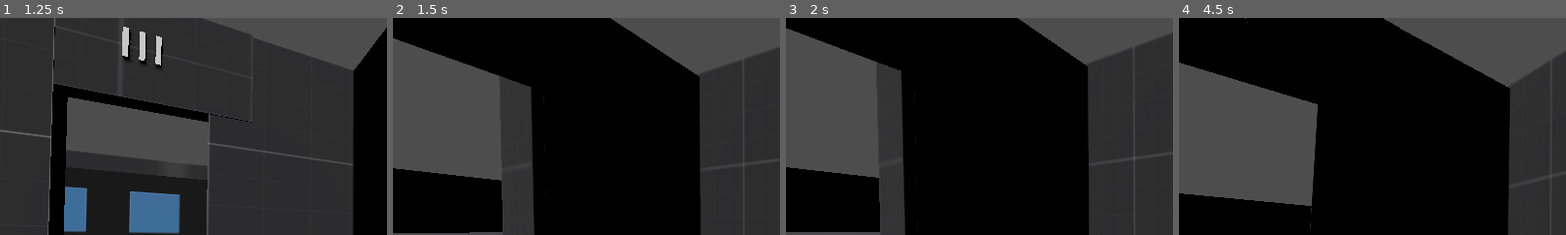
Above: before the commit, frames 1-4 (left to right).
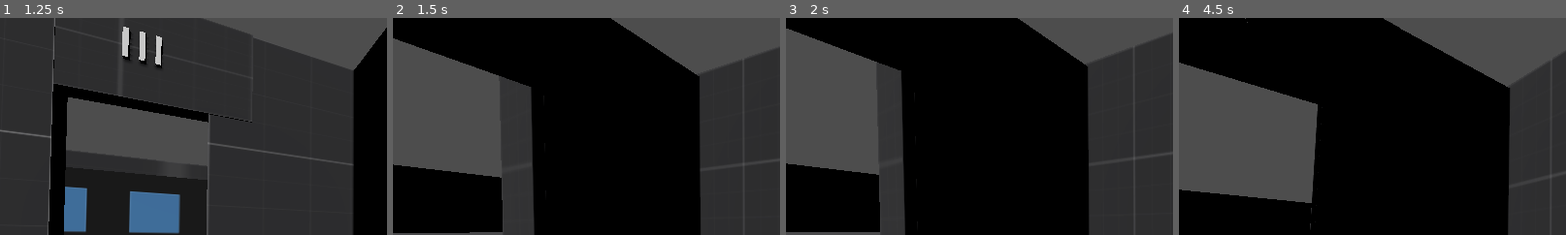
Above: after the commit, the same moments.

Repository: aapolipponen/otajamit-30-1-2026
Game: Godot game, scene res://Testing.tscn
Same seed, same stepped clock (60 frames per second), same inputs: the game is played once before the commit and once after it.
Inputs (mouse positions are % of the whole screen's width and height, from its top left):
- Up to frame 1 (1.25 s): tap Enter at 0.5 s; move the mouse to (55, 50) at 0.52 s; hold W (forward) from 0.53 s (still down); hold Ctrl (crouch) from 0.53 s (still down); tap Space (jump) at 0.77 s
- Up to frame 2 (1.5 s): keep holding W (forward); move the mouse to (45, 50) at 1.27 s; release Ctrl (crouch) at 1.28 s; tap Shift (walk) at 1.35 s
- Up to frame 3 (2 s): keep holding W (forward); tap Space (jump) at 1.52 s
- Up to frame 4 (4.5 s): keep holding W (forward); move the mouse to (52, 48) at 2.02 s; hold Ctrl (crouch) 2.03-2.78 s; move the mouse to (49, 52) at 2.77 s; tap Shift (walk) at 2.85, 4.35 s; tap Space (jump) at 3.02, 3.77 s; move the mouse to (57, 51) at 3.52 s; hold Ctrl (crouch) 3.53-4.28 s; move the mouse to (42, 49) at 4.27 s
The pictures show only the part of the screen within x 0-50%, y 0-50%; the shares and areas given below are measured in that part.

Frame 1 is identical in both runs. In frame 2, 0.4% of the frame differs, in the area x 0-29%, y 67-75%; in frame 3, 0.4%; in frame 4, 0.5%, in the area x 0-35%, y 79-87%.

Commit message:
Add files via upload
Level I

Diff:
--- a/Testing.tscn
+++ b/Testing.tscn
@@ -2,10 +2,14 @@
 
 [ext_resource type="PackedScene" uid="uid://7rwa47xsk8m2" path="res://PlayerController.tscn" id="1_xsbja"]
 [ext_resource type="Texture2D" uid="uid://c1gn75bth5tv2" path="res://texture_01.png" id="2_kbnka"]
+[ext_resource type="Texture2D" uid="uid://1byonuen7vo7" path="res://Näyttökuva 2026-01-31 112852.png" id="3_emyso"]
 [ext_resource type="Texture2D" uid="uid://b3grgiw0pknxx" path="res://Näyttökuva 2026-01-30 212215.png" id="3_ug5dp"]
+[ext_resource type="Texture2D" uid="uid://cc7d7jjs8swc1" path="res://Näyttökuva 2026-01-31 111842.png" id="3_upr0i"]
+[ext_resource type="Texture2D" uid="uid://x7ac8l7kny84" path="res://Näyttökuva 2026-01-31 111848.png" id="4_emyso"]
 [ext_resource type="Texture2D" uid="uid://bpdh83ch0ec6x" path="res://Näyttökuva 2026-01-30 225611.png" id="4_ggfmo"]
 [ext_resource type="Texture2D" uid="uid://7d6k0du2330p" path="res://Näyttökuva 2026-01-30 212002.png" id="4_p1hxi"]
 [ext_resource type="Texture2D" uid="uid://n1qeubu8dqmk" path="res://Näyttökuva 2026-01-30 212021.png" id="5_ggfmo"]
+[ext_resource type="Texture2D" uid="uid://bmo4c4g2m2x03" path="res://Näyttökuva 2026-01-31 111834.png" id="5_v0y1x"]
 [ext_resource type="Texture2D" uid="uid://beldvkdcadv54" path="res://Näyttökuva 2026-01-30 212006.png" id="6_w83xx"]
 [ext_resource type="Texture2D" uid="uid://cnwyumsydokdn" path="res://Näyttökuva 2026-01-30 212010.png" id="7_hfmw1"]
 [ext_resource type="Texture2D" uid="uid://dghi725khctdy" path="res://Näyttökuva 2026-01-30 212014.png" id="8_ggpq4"]
@@ -28,6 +32,22 @@
 
 [sub_resource type="BoxMesh" id="BoxMesh_kfraa"]
 
+[sub_resource type="StandardMaterial3D" id="StandardMaterial3D_57ok6"]
+albedo_texture = ExtResource("3_emyso")
+uv1_scale = Vector3(2.995, 1.975, 1)
+
+[sub_resource type="StandardMaterial3D" id="StandardMaterial3D_ioty2"]
+albedo_texture = ExtResource("3_upr0i")
+uv1_scale = Vector3(2.82, 2.045, 1)
+
+[sub_resource type="StandardMaterial3D" id="StandardMaterial3D_xsvla"]
+albedo_texture = ExtResource("4_emyso")
+uv1_scale = Vector3(2.91, 2.035, 1)
+
+[sub_resource type="StandardMaterial3D" id="StandardMaterial3D_ew3d7"]
+albedo_texture = ExtResource("5_v0y1x")
+uv1_scale = Vector3(2.955, 2.04, 1)
+
 [sub_resource type="StandardMaterial3D" id="StandardMaterial3D_cdvb4"]
 albedo_texture = ExtResource("3_ug5dp")
 uv1_scale = Vector3(2.965, 1.98, 1)
@@ -36,6 +56,8 @@
 albedo_texture = ExtResource("4_ggfmo")
 uv1_scale = Vector3(3.01, 1.91, 1)
 
+[sub_resource type="StandardMaterial3D" id="StandardMaterial3D_f24oi"]
+
 [sub_resource type="StandardMaterial3D" id="StandardMaterial3D_vpgx6"]
 albedo_texture = ExtResource("4_p1hxi")
 uv1_scale = Vector3(2.665, 2.105, 2.665)
@@ -188,6 +210,17 @@
 [node name="CollisionShape3D" type="CollisionShape3D" parent="MeshInstance3D32/StaticBody3D" unique_id=190152057]
 shape = SubResource("ConcavePolygonShape3D_j54wf")
 
+[node name="MeshInstance3D63" type="MeshInstance3D" parent="." unique_id=139011320]
+transform = Transform3D(2.8288147, 0, 0, 0, 26.922379, 0, 0, 0, 129.15321, -184.63524, 9.1414385, -3.1854973)
+material_override = SubResource("StandardMaterial3D_57ok6")
+mesh = SubResource("BoxMesh_kfraa")
+skeleton = NodePath("../MeshInstance3D")
+
+[node name="StaticBody3D" type="StaticBody3D" parent="MeshInstance3D63" unique_id=583913903]
+
+[node name="CollisionShape3D" type="CollisionShape3D" parent="MeshInstance3D63/StaticBody3D" unique_id=1510287952]
+shape = SubResource("ConcavePolygonShape3D_j54wf")
+
 [node name="MeshInstance3D33" type="MeshInstance3D" parent="." unique_id=2082819287]
 transform = Transform3D(2.8288147, 0, 0, 0, 32.761345, 0, 0, 0, 248.38867, 199.69656, 5.5594873, -3.1854973)
 material_override = SubResource("StandardMaterial3D_j58s4")
@@ -200,7 +233,7 @@
 shape = SubResource("ConcavePolygonShape3D_j54wf")
 
 [node name="MeshInstance3D29" type="MeshInstance3D" parent="." unique_id=1092189384]
-transform = Transform3D(2.8288147, 0, 0, 0, 32.761345, 0, 0, 0, 95.2518, 57.421143, 5.5594873, 62.381397)
+transform = Transform3D(2.8288147, 0, 0, 0, 32.761345, 0, 0, 0, 95.2518, 55.60736, 5.5594873, 62.381397)
 material_override = SubResource("StandardMaterial3D_j58s4")
 mesh = SubResource("BoxMesh_kfraa")
 skeleton = NodePath("../MeshInstance3D")
@@ -219,6 +252,39 @@
 [node name="StaticBody3D" type="StaticBody3D" parent="MeshInstance3D28" unique_id=7574398]
 
 [node name="CollisionShape3D" type="CollisionShape3D" parent="MeshInstance3D28/StaticBody3D" unique_id=1157846849]
+shape = SubResource("ConcavePolygonShape3D_j54wf")
+
+[node name="MeshInstance3D60" type="MeshInstance3D" parent="." unique_id=525355682]
+transform = Transform3D(2.4104743, 0, 0, 0, 1.7185942, 0, 0, 0, 4.6981983, -48.378136, -2.642387, 43.41291)
+material_override = SubResource("StandardMaterial3D_ioty2")
+mesh = SubResource("BoxMesh_kfraa")
+skeleton = NodePath("../MeshInstance3D")
+
+[node name="StaticBody3D" type="StaticBody3D" parent="MeshInstance3D60" unique_id=1964317032]
+
+[node name="CollisionShape3D" type="CollisionShape3D" parent="MeshInstance3D60/StaticBody3D" unique_id=1869196392]
+shape = SubResource("ConcavePolygonShape3D_j54wf")
+
+[node name="MeshInstance3D61" type="MeshInstance3D" parent="." unique_id=1772228389]
+transform = Transform3D(2.4104743, 0, 0, 0, 1.1424502, 0, 0, 0, 4.6981983, -48.378136, -2.642387, 69.68957)
+material_override = SubResource("StandardMaterial3D_xsvla")
+mesh = SubResource("BoxMesh_kfraa")
+skeleton = NodePath("../MeshInstance3D")
+
+[node name="StaticBody3D" type="StaticBody3D" parent="MeshInstance3D61" unique_id=318165700]
+
+[node name="CollisionShape3D" type="CollisionShape3D" parent="MeshInstance3D61/StaticBody3D" unique_id=460505776]
+shape = SubResource("ConcavePolygonShape3D_j54wf")
+
+[node name="MeshInstance3D62" type="MeshInstance3D" parent="." unique_id=1132255212]
+transform = Transform3D(2.4104743, 0, 0, 0, 1.1424502, 0, 0, 0, 4.6981983, -48.378136, -3.7000132, 83.76197)
+material_override = SubResource("StandardMaterial3D_ew3d7")
+mesh = SubResource("BoxMesh_kfraa")
+skeleton = NodePath("../MeshInstance3D")
+
+[node name="StaticBody3D" type="StaticBody3D" parent="MeshInstance3D62" unique_id=2121086373]
+
+[node name="CollisionShape3D" type="CollisionShape3D" parent="MeshInstance3D62/StaticBody3D" unique_id=1423899542]
 shape = SubResource("ConcavePolygonShape3D_j54wf")
 
 [node name="MeshInstance3D30" type="MeshInstance3D" parent="." unique_id=1173522319]
@@ -445,6 +511,17 @@
 [node name="CollisionShape3D" type="CollisionShape3D" parent="MeshInstance3D22/StaticBody3D" unique_id=1688665581]
 shape = SubResource("ConcavePolygonShape3D_j54wf")
 
+[node name="MeshInstance3D64" type="MeshInstance3D" parent="." unique_id=1904872442]
+transform = Transform3D(-1.2365142e-07, 0, -9.147188, 0, 5.1835995, 0, 2.8288147, 0, -3.998363e-07, 46.59836, -1.5977273, 16.354145)
+material_override = SubResource("StandardMaterial3D_f24oi")
+mesh = SubResource("BoxMesh_kfraa")
+skeleton = NodePath("../MeshInstance3D")
+
+[node name="StaticBody3D" type="StaticBody3D" parent="MeshInstance3D64" unique_id=861243026]
+
+[node name="CollisionShape3D" type="CollisionShape3D" parent="MeshInstance3D64/StaticBody3D" unique_id=1933431149]
+shape = SubResource("ConcavePolygonShape3D_j54wf")
+
 [node name="MeshInstance3D25" type="MeshInstance3D" parent="." unique_id=1967865038]
 transform = Transform3D(-1.2365142e-07, 0, -24.253628, 0, 32.761345, 0, 2.8288147, 0, -1.0601598e-06, -36.77604, 5.706132, -9.743483)
 material_override = SubResource("StandardMaterial3D_j58s4")
@@ -516,7 +593,7 @@
 shape = SubResource("ConcavePolygonShape3D_j54wf")
 
 [node name="MeshInstance3D53" type="MeshInstance3D" parent="." unique_id=754427819]
-transform = Transform3D(-1.00661005e-07, 0, -6.023609, 0, 1.2951117, 0, 2.3028555, 0, -2.6330034e-07, 56.930607, -3.1813858, 68.49784)
+transform = Transform3D(-9.677818e-08, 0, -0.4135134, 0, 1.2446816, 0, 2.2140267, 0, -1.8075246e-08, 57.383205, -3.1813858, 68.56206)
 material_override = SubResource("StandardMaterial3D_5jjg2")
 mesh = SubResource("BoxMesh_kfraa")
 skeleton = NodePath("../MeshInstance3D")
@@ -528,7 +605,7 @@
 shape = SubResource("ConcavePolygonShape3D_j54wf")
 
 [node name="MeshInstance3D54" type="MeshInstance3D" parent="." unique_id=1532456914]
-transform = Transform3D(-1.00661005e-07, 0, -6.023609, 0, 1.2951117, 0, 2.3028555, 0, -2.6330034e-07, 56.930607, -3.1813858, 65.21986)
+transform = Transform3D(-1.0485837e-07, 0, -1.4392029, 0, 1.3212314, 0, 2.39888, 0, -6.2909564e-08, 56.930607, -3.1813858, 65.21986)
 material_override = SubResource("StandardMaterial3D_pg7ua")
 mesh = SubResource("BoxMesh_kfraa")
 skeleton = NodePath("../MeshInstance3D")
@@ -540,7 +617,7 @@
 shape = SubResource("ConcavePolygonShape3D_j54wf")
 
 [node name="MeshInstance3D55" type="MeshInstance3D" parent="." unique_id=274920892]
-transform = Transform3D(-1.00661005e-07, 0, -6.023609, 0, 1.2951117, 0, 2.3028555, 0, -2.6330034e-07, 56.930607, -3.1813858, 62.13112)
+transform = Transform3D(-1.00661e-07, 0, -0.91324055, 0, 1.2951117, 0, 2.3028553, 0, -3.9919016e-08, 56.930607, -3.1813858, 62.13112)
 material_override = SubResource("StandardMaterial3D_i5yph")
 mesh = SubResource("BoxMesh_kfraa")
 skeleton = NodePath("../MeshInstance3D")
@@ -552,7 +629,7 @@
 shape = SubResource("ConcavePolygonShape3D_j54wf")
 
 [node name="MeshInstance3D56" type="MeshInstance3D" parent="." unique_id=1064354614]
-transform = Transform3D(-1.00661005e-07, 0, -6.023609, 0, 1.2951117, 0, 2.3028555, 0, -2.6330034e-07, 56.930607, -3.1813858, 62.13112)
+transform = Transform3D(-1.00661005e-07, 0, -1.3987523, 0, 1.2951117, 0, 2.3028555, 0, -6.114141e-08, 56.930607, -3.1813858, 62.13112)
 material_override = SubResource("StandardMaterial3D_i5yph")
 mesh = SubResource("BoxMesh_kfraa")
 skeleton = NodePath("../MeshInstance3D")
@@ -564,7 +641,7 @@
 shape = SubResource("ConcavePolygonShape3D_j54wf")
 
 [node name="MeshInstance3D57" type="MeshInstance3D" parent="." unique_id=644558128]
-transform = Transform3D(-1.00661005e-07, 0, -6.023609, 0, 1.2951117, 0, 2.3028555, 0, -2.6330034e-07, 56.930607, -3.1813858, 59.072906)
+transform = Transform3D(-1.00661e-07, 0, -1.6072478, 0, 1.2951117, 0, 2.3028553, 0, -7.025504e-08, 56.930607, -3.1813858, 59.072906)
 material_override = SubResource("StandardMaterial3D_g36nn")
 mesh = SubResource("BoxMesh_kfraa")
 skeleton = NodePath("../MeshInstance3D")
@@ -576,7 +653,7 @@
 shape = SubResource("ConcavePolygonShape3D_j54wf")
 
 [node name="MeshInstance3D58" type="MeshInstance3D" parent="." unique_id=257457366]
-transform = Transform3D(-1.00661005e-07, 0, -6.023609, 0, 1.2951117, 0, 2.3028555, 0, -2.6330034e-07, 56.930607, -3.1813858, 56.03751)
+transform = Transform3D(-1.00661e-07, 0, -1.8057439, 0, 1.2951117, 0, 2.3028553, 0, -7.8931585e-08, 56.930607, -3.1813858, 56.03751)
 material_override = SubResource("StandardMaterial3D_8uycl")
 mesh = SubResource("BoxMesh_kfraa")
 skeleton = NodePath("../MeshInstance3D")
@@ -588,7 +665,7 @@
 shape = SubResource("ConcavePolygonShape3D_j54wf")
 
 [node name="MeshInstance3D59" type="MeshInstance3D" parent="." unique_id=216961038]
-transform = Transform3D(-1.00661005e-07, 0, -6.023609, 0, 1.2951117, 0, 2.3028555, 0, -2.6330034e-07, 56.930607, -3.1813858, 53.099)
+transform = Transform3D(-1.00661e-07, 0, -1.7384504, 0, 1.2951117, 0, 2.3028553, 0, -7.599009e-08, 56.930607, -3.1813858, 53.099)
 material_override = SubResource("StandardMaterial3D_j0nvx")
 mesh = SubResource("BoxMesh_kfraa")
 skeleton = NodePath("../MeshInstance3D")
Binary file added: Näyttökuva 2026-01-31 111834.png
Not shown, added: Näyttökuva 2026-01-31 111834.png.import
Binary file added: Näyttökuva 2026-01-31 111842.png
Not shown, added: Näyttökuva 2026-01-31 111842.png.import
Binary file added: Näyttökuva 2026-01-31 111848.png
Not shown, added: Näyttökuva 2026-01-31 111848.png.import
Binary file added: Näyttökuva 2026-01-31 112852.png
Not shown, added: Näyttökuva 2026-01-31 112852.png.import
